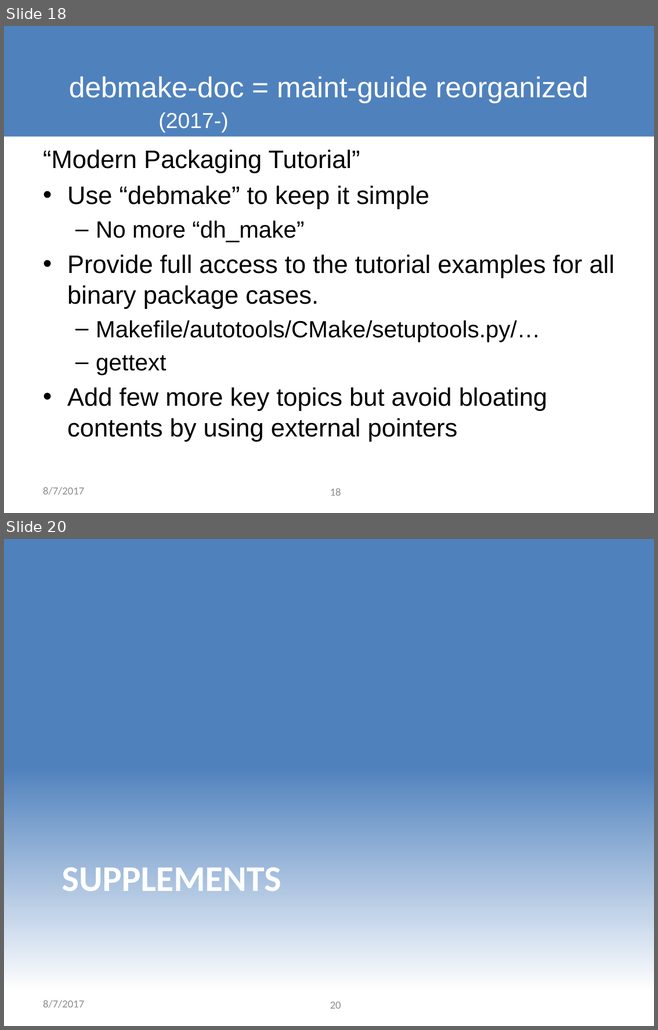
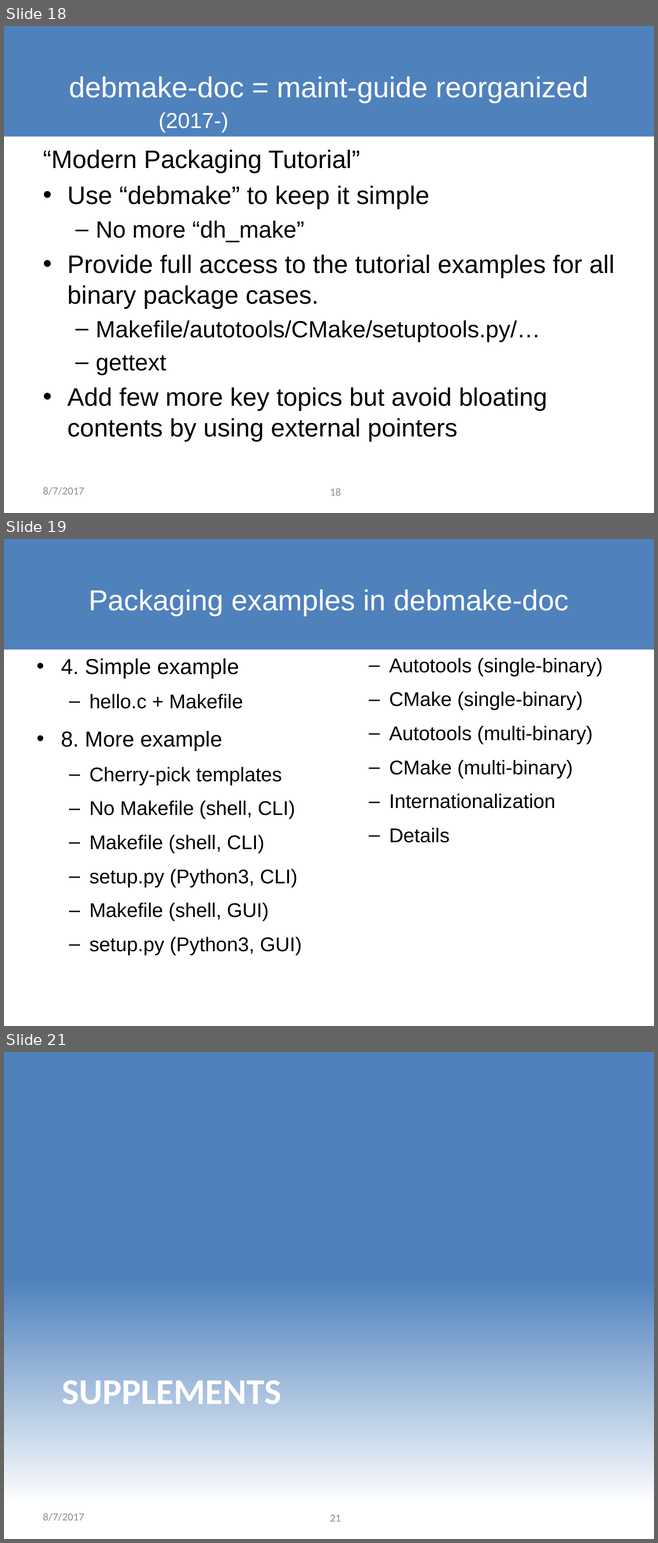
Before and after one commit to osamuaoki/Debconf17-MG-DEP-5, a slide deck: MG-DEP-5.odp. Shown one above the other, each under a label of ours: slides 18 and 20 before the commit, slides 18, 19 and 21 after it; the slides between them are not shown. The pictures are 658x1030 and 658x1543 pixels, drawn with LibreOffice and Linux fonts; fonts in the diff are those of the drawing; background and template pictures are left out. Boxes give left, top, right and bottom in pixels: in the first picture for what was removed or moved away, otherwise in the second. Text is boxed around its words. In the diff, an @@ line names an element or a change of style, - is before the commit and + after.

```diff
--- a/MG-DEP-5.odp
+++ b/MG-DEP-5.odp
@@ slide 19 added at [4, 539, 654, 1026], background #FFFFFF; not listed: 1 template element that a slide beside it also shows @@
@@ title added at [89, 589, 568, 616], 32 pt, text #FFFFFF @@
+Packaging examples in debmake-doc
@@ text added at [61, 658, 302, 955], 22 pt, text #000000 @@
+• 4. Simple example
+  – hello.c + Makefile
+• 8. More example
+  – Cherry-pick templates
+  – No Makefile (shell, CLI)
+  – Makefile (shell, CLI)
+  – setup.py (Python3, CLI)
+  – Makefile (shell, GUI)
+  – setup.py (Python3, GUI)
@@ text added at [389, 658, 602, 843], 22 pt, text #000000 @@
+  – Autotools (single-binary)
+  – CMake (single-binary)
+  – Autotools (multi-binary)
+  – CMake (multi-binary)
+  – Internationalization
+  – Details
@@ what was slide 20 is now slide 21 @@
@@ page number at [330, 1515, 341, 1522]: text changed @@
-20
+21
```
Also in this commit, not shown: 1 slide changed.
